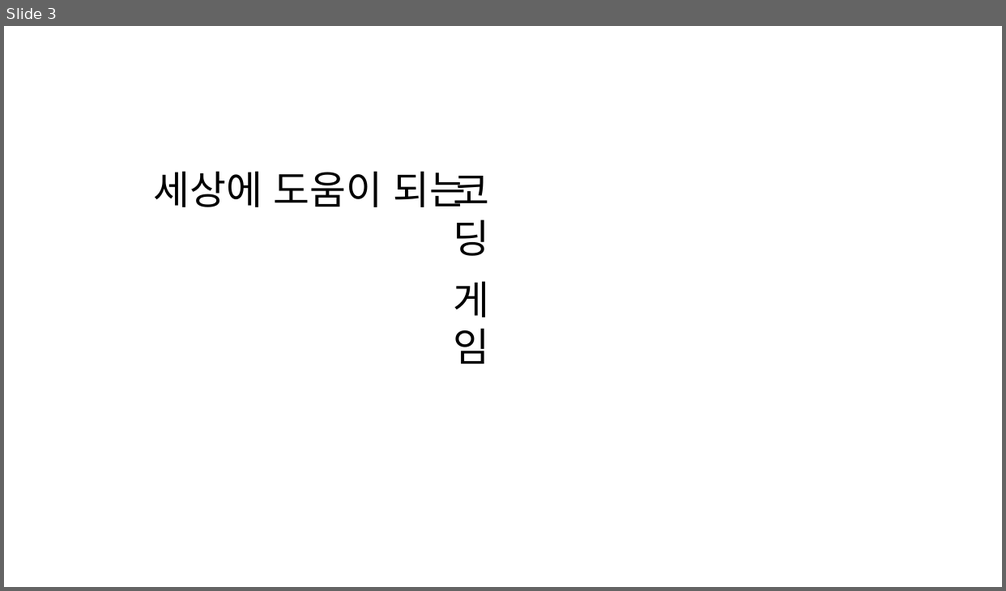
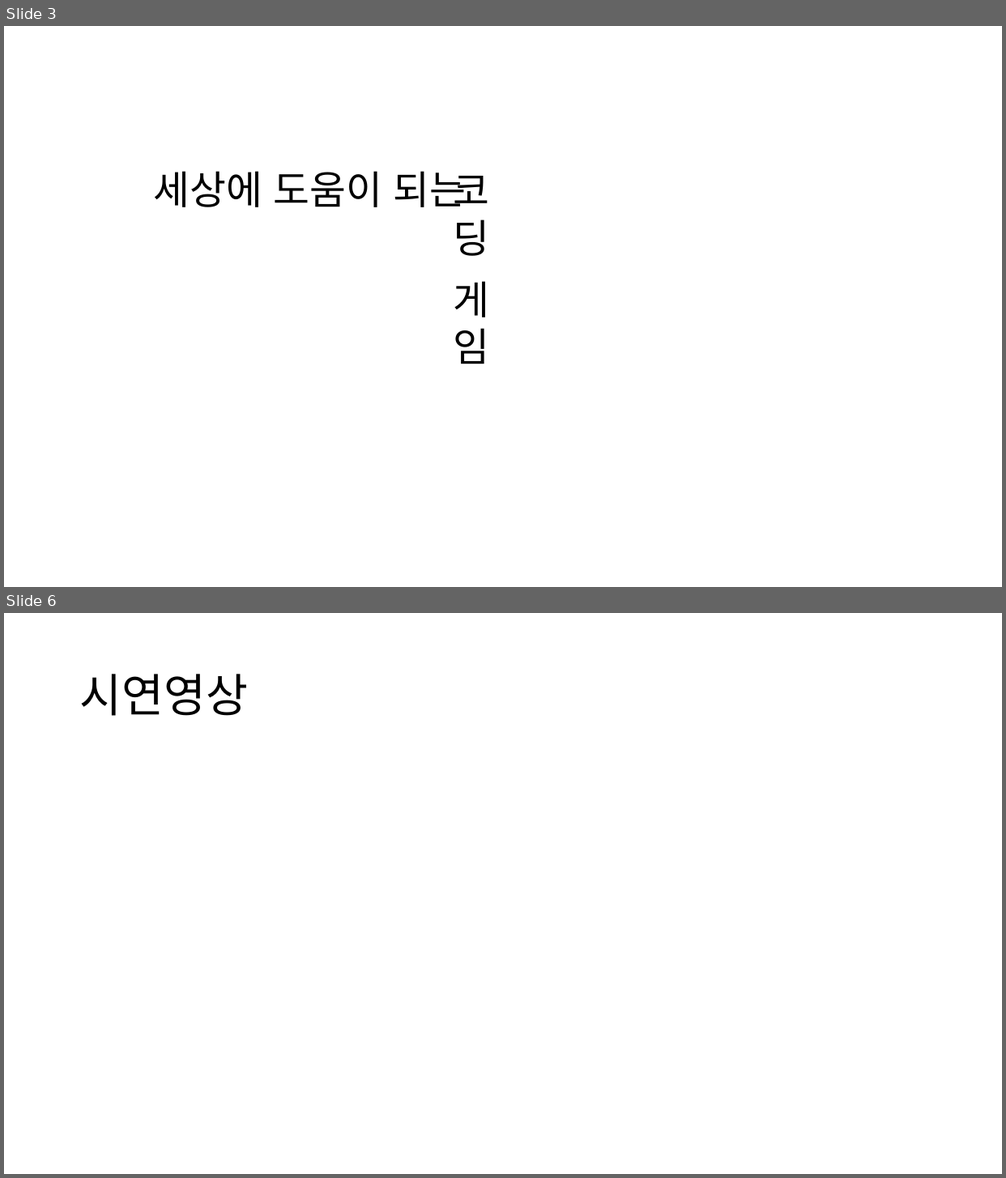
Before and after one commit to Sunghooni/Narsha, a slide deck: 기획/코드어드벤쳐 ppt.pptx. Shown one above the other, each under a label of ours: slide 3 before the commit, slides 3 and 6 after it; the slides between them are not shown. The pictures are 1006x591 and 1006x1178 pixels, drawn with LibreOffice and Linux fonts; fonts in the diff are those of the drawing. Boxes give left, top, right and bottom in pixels: in the first picture for what was removed or moved away, otherwise in the second. Text is boxed around its words. In the diff, an @@ line names an element or a change of style, - is before the commit and + after.

```diff
--- a/기획/코드어드벤쳐 ppt.pptx
+++ b/기획/코드어드벤쳐 ppt.pptx
@@ slide 6 added at (4,613,1002,1174), background #FFFFFF @@
@@ title added at (80,674,249,716), 44 pt, text #000000 @@
+시연영상
```
Also in this commit, not shown: 1 slide changed, 1 other slide added.
